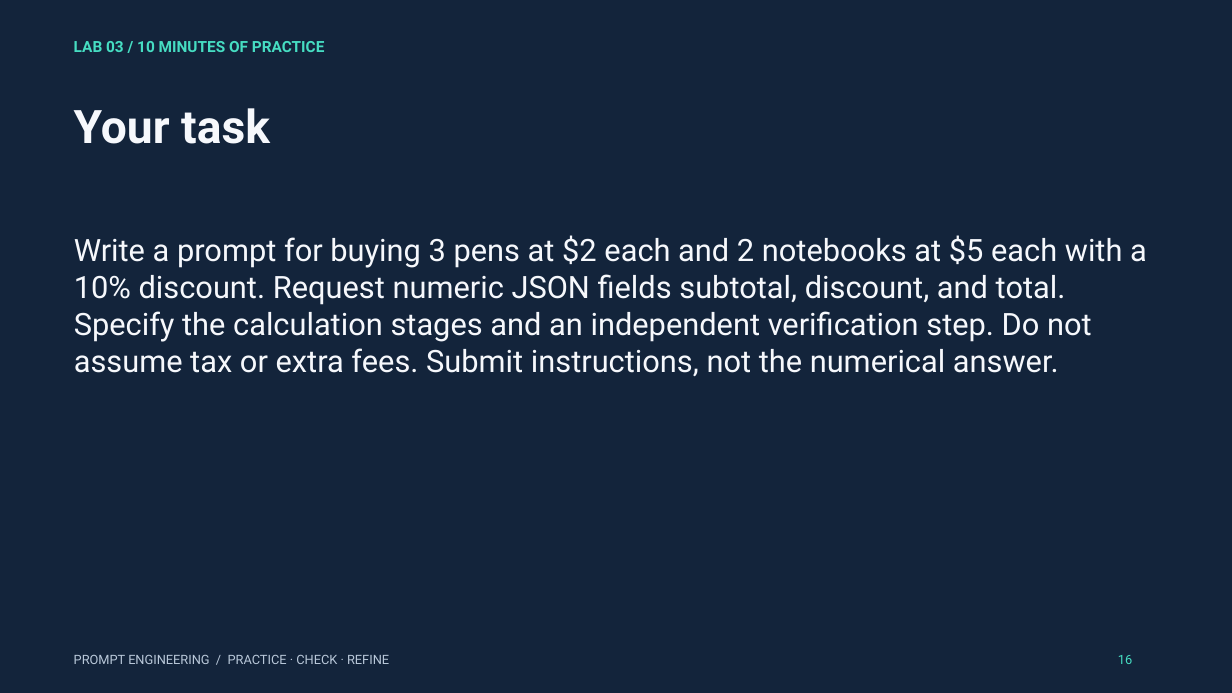
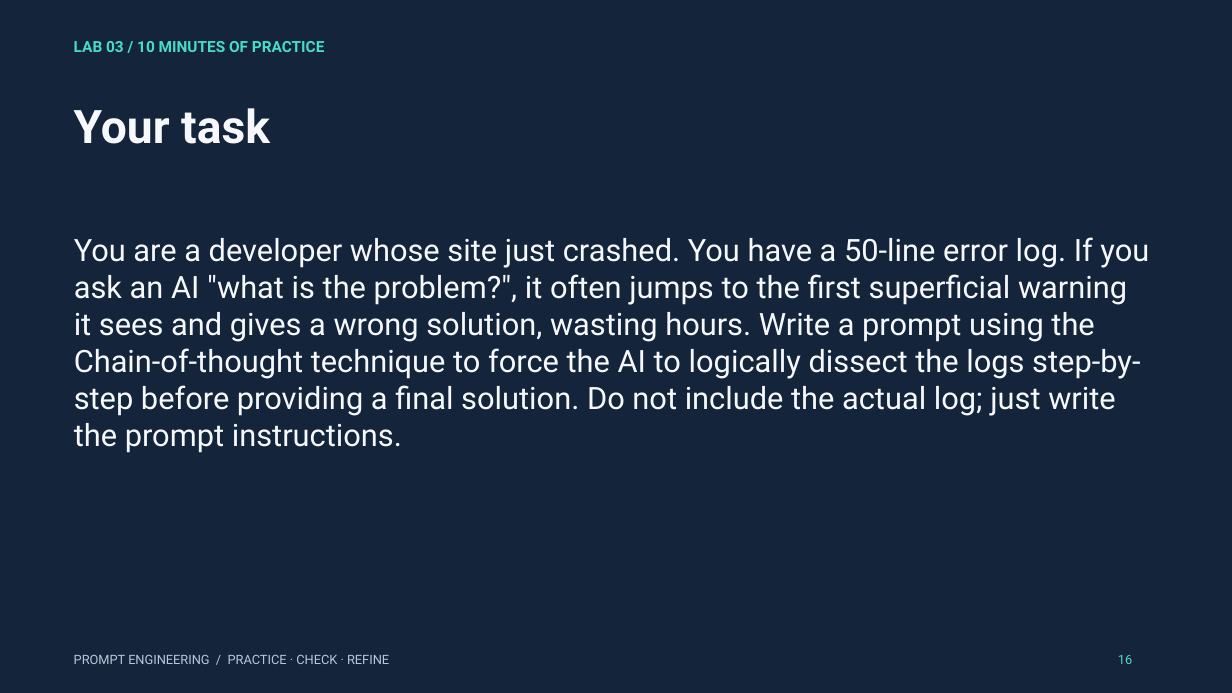
Before and after one commit to mahdimnkh81/prompt-engineering-workshop, a slide deck: slide 16 of materials/prompt_engineering_3_hour_workshop.pptx. Drawn at 1232x693 pixels with LibreOffice and Linux fonts; fonts in the diff are those of the drawing. Boxes give left, top, right and bottom in pixels: in the first picture for what was removed or moved away, otherwise in the second. Text is boxed around its words. In the diff, an @@ line names an element or a change of style, - is before the commit and + after.

```diff
--- a/materials/prompt_engineering_3_hour_workshop.pptx
+++ b/materials/prompt_engineering_3_hour_workshop.pptx
@@ text at (x1=74, y1=237, x2=1149, y2=453): text changed @@
-Write a prompt for buying 3 pens at $2 each and 2 notebooks at $5 each with a 10% discount. Request numeric JSON fields subtotal, discount, and total. Specify the calculation stages and an independent verification step. Do not assume tax or extra fees. Submit instructions, not the numerical answer.
+You are a developer whose site just crashed. You have a 50-line error log. If you ask an AI "what is the problem?", it often jumps to the first superficial warning it sees and gives a wrong solution, wasting hours. Write a prompt using the Chain-of-thought technique to force the AI to logically dissect the logs step-by-step before providing a final solution. Do not include the actual log; just write the prompt instructions.
```
Also in this commit, not shown: 19 other slides changed, 14 other files.
